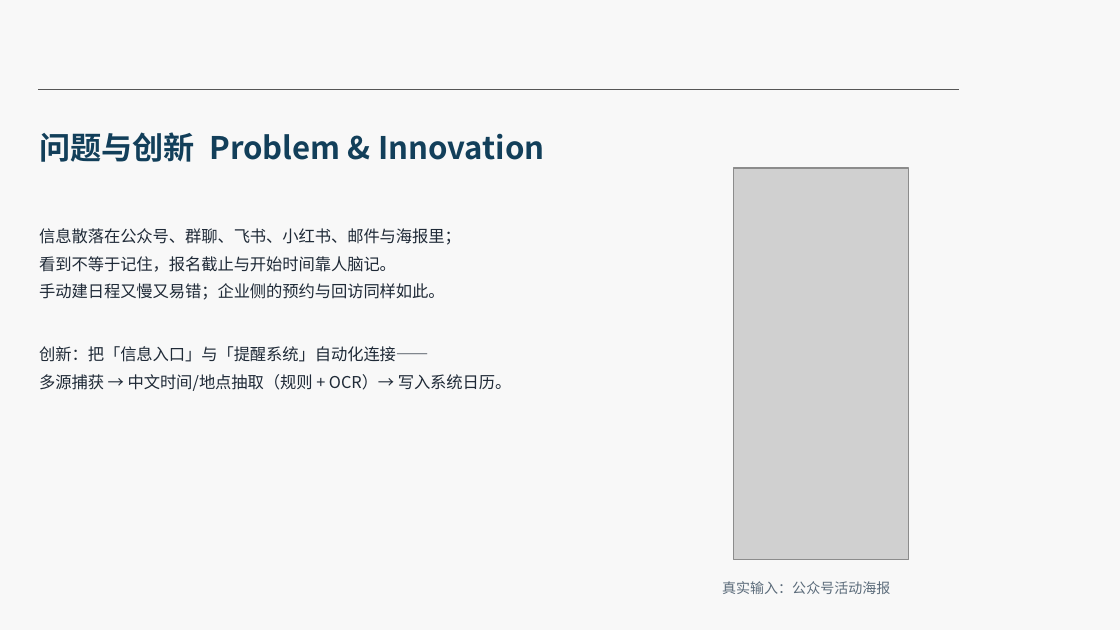
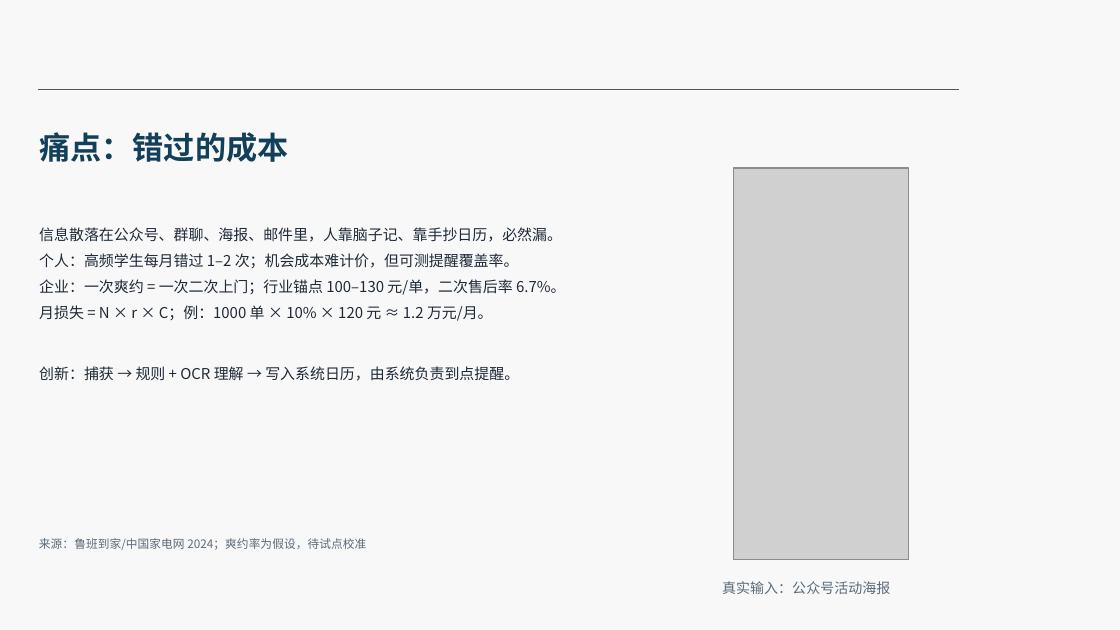
Before and after one commit to murasame9877/lishizhen, a slide deck: slide 5 of docs/2026SDG-Pitch-理时针.pptx. Drawn at 1120x630 pixels with LibreOffice and Linux fonts; fonts in the diff are those of the drawing; grey boxes stand for pictures; background and template pictures are left out. Boxes give left, top, right and bottom in pixels: in the first picture for what was removed or moved away, otherwise in the second. Text is boxed around its words. In the diff, an @@ line names an element or a change of style, - is before the commit and + after.

```diff
--- a/docs/2026SDG-Pitch-理时针.pptx
+++ b/docs/2026SDG-Pitch-理时针.pptx
@@ text at [39, 132, 288, 162]: text changed @@
-问题与创新 Problem & Innovation
+痛点：错过的成本
@@ text at [39, 227, 565, 381]: text changed; size 10.5 to 9.6 pt @@
-信息散落在公众号、群聊、飞书、小红书、邮件与海报里；
-看到不等于记住，报名截止与开始时间靠人脑记。
-手动建日程又慢又易错；企业侧的预约与回访同样如此。
-创新：把「信息入口」与「提醒系统」自动化连接——
-多源捕获 → 中文时间/地点抽取（规则 + OCR）→ 写入系统日历。
+信息散落在公众号、群聊、海报、邮件里，人靠脑子记、靠手抄日历，必然漏。
+个人：高频学生每月错过 1–2 次；机会成本难计价，但可测提醒覆盖率。
+企业：一次爽约 = 一次二次上门；行业锚点 100–130 元/单，二次售后率 6.7%。
+月损失 = N × r × C；例：1000 单 × 10% × 120 元 ≈ 1.2 万元/月。
+创新：捕获 → 规则 + OCR 理解 → 写入系统日历，由系统负责到点提醒。
@@ text added at [39, 538, 366, 550], 7.5 pt, text #5B6B7A @@
+来源：鲁班到家/中国家电网 2024；爽约率为假设，待试点校准
```
Also in this commit, not shown: 13 other slides changed, 3 other files.
